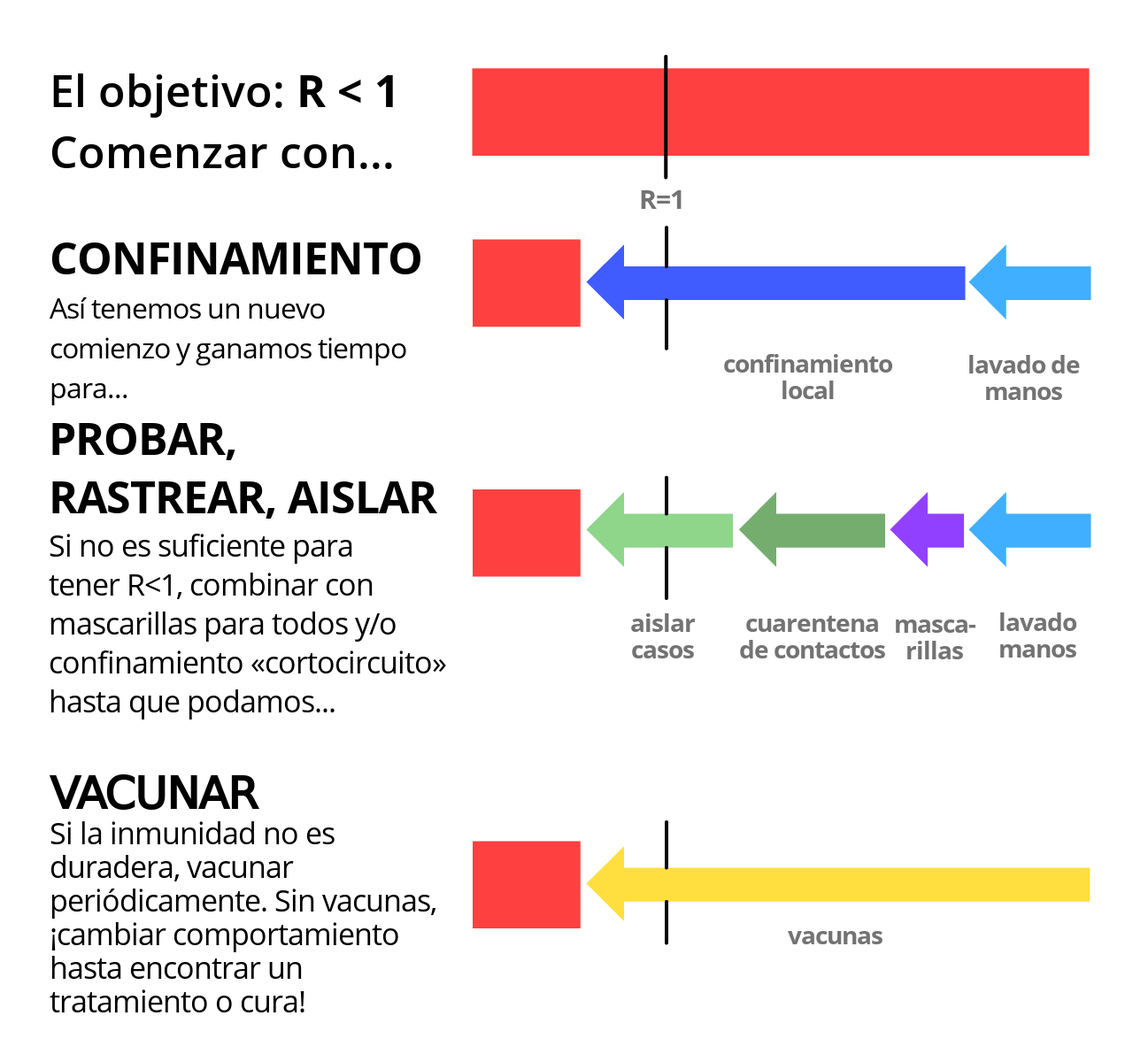
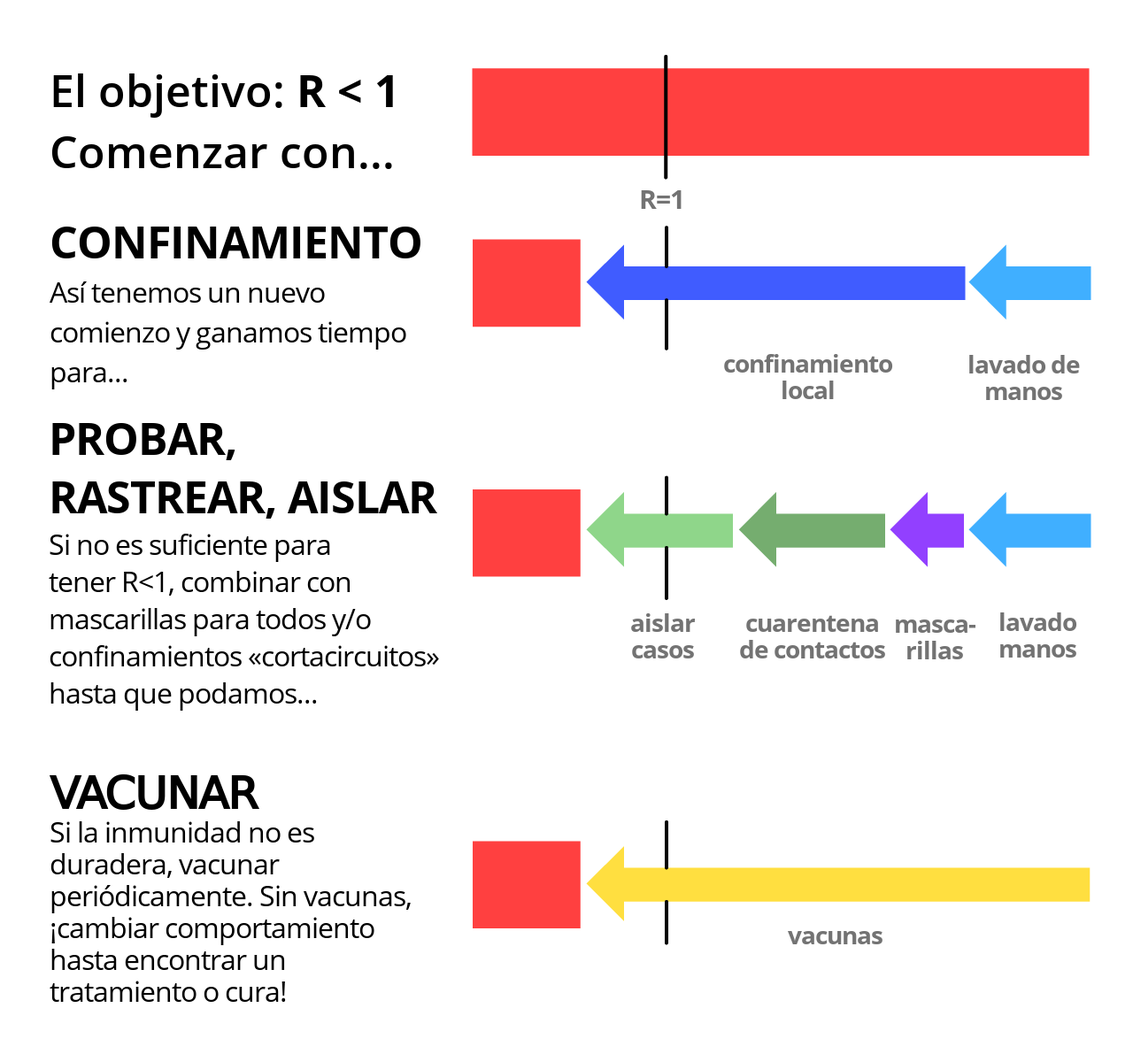
Layers edited between the first and the second 1133x1062 image:
painted on "VACUNAR ..." over [49, 821, 436, 1013]
painted on "PROBAR, RASTREAR, AISLAR ..." over [48, 533, 447, 720]
painted on "CONFINAMIENTO ..." over [49, 226, 421, 406]
